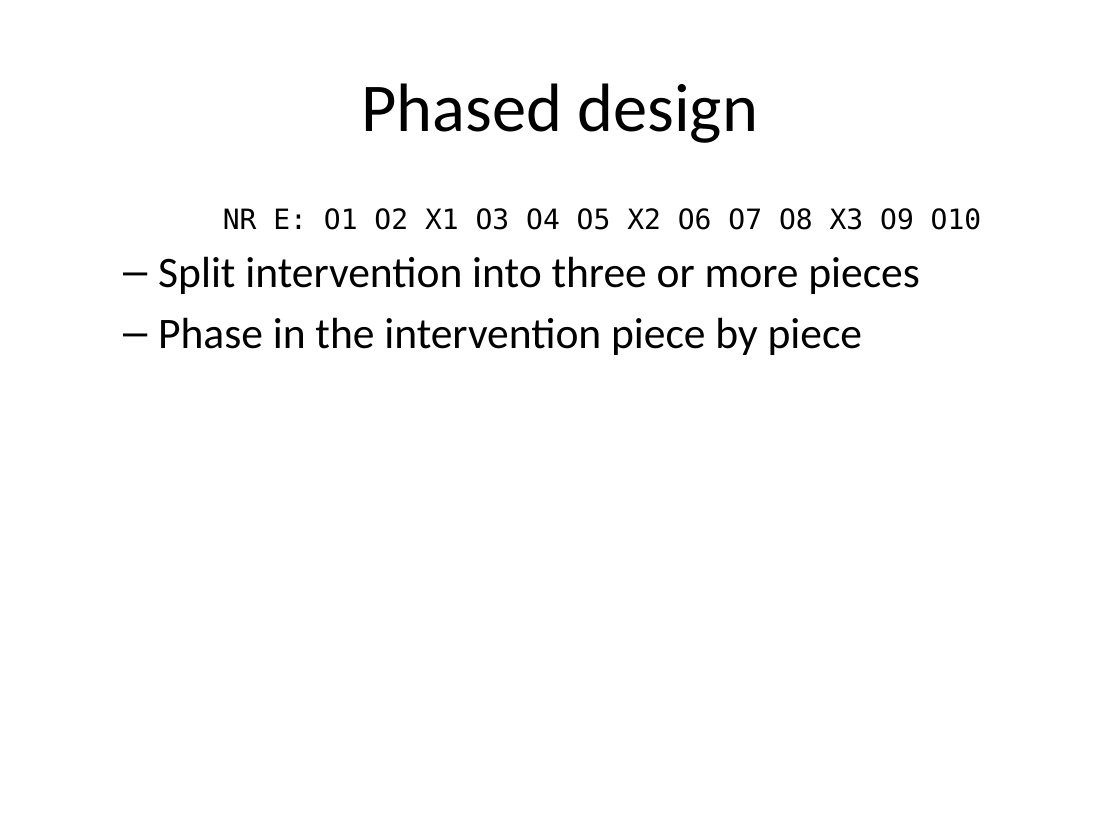
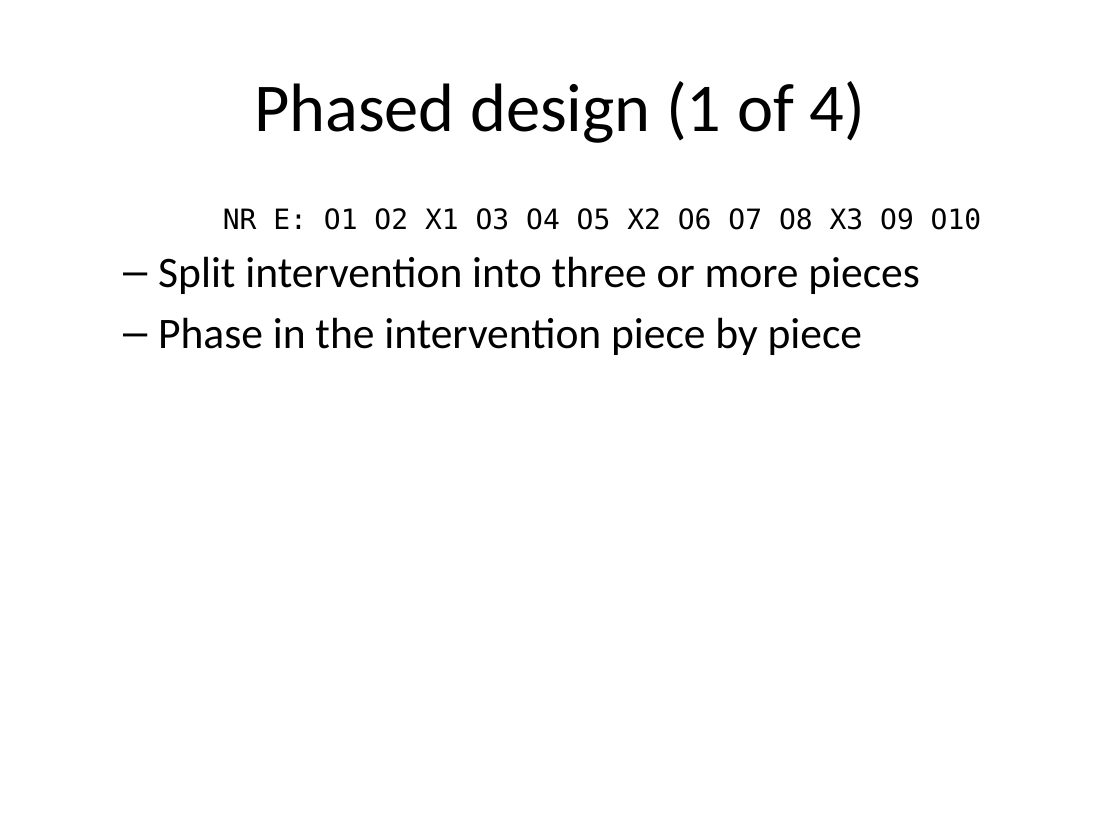
Before and after one commit to classes-medb/5510, a slide deck: slide 31 of src/video-05-quasi-experiments.pptx (slide 29 before the commit). Drawn at 1120x840 pixels with LibreOffice and Linux fonts; fonts in the diff are those of the drawing. Boxes give left, top, right and bottom in pixels: in the first picture for what was removed or moved away, otherwise in the second. Text is boxed around its words. In the diff, an @@ line names an element or a change of style, - is before the commit and + after.

```diff
--- a/src/video-05-quasi-experiments.pptx
+++ b/src/video-05-quasi-experiments.pptx
@@ title at (254, 81, 865, 143): text changed @@
-Phased design
+Phased design (1 of 4)
```
Also in this commit, not shown: 4 other slides changed, 7 slides added, 4 slides removed, 6 other files.
